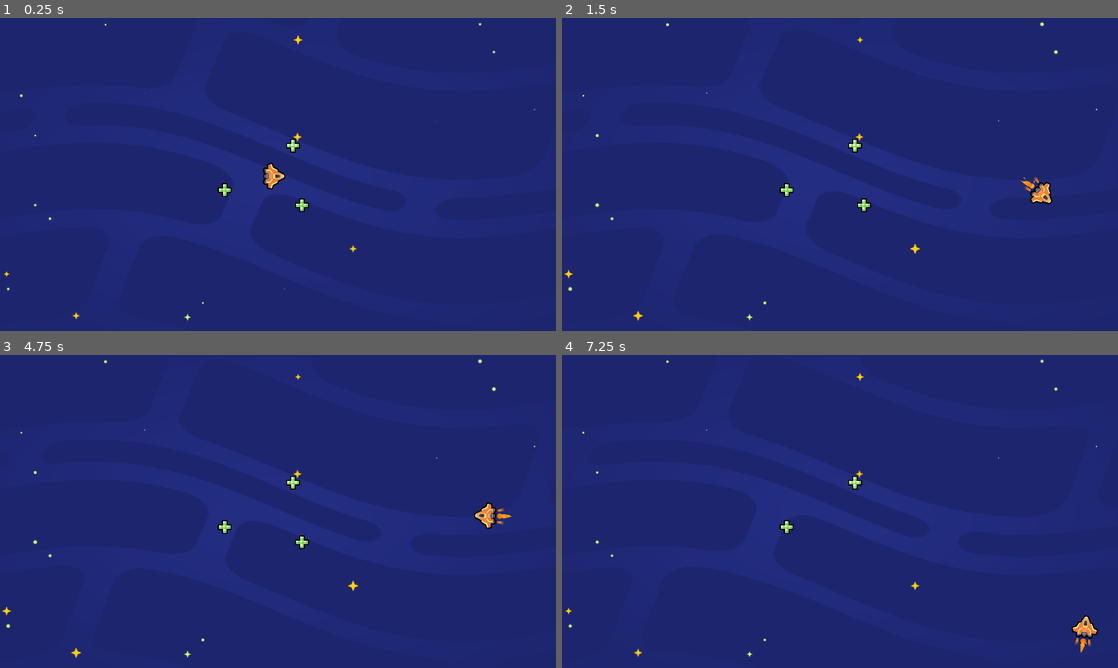
Above: before the commit, frames 1-4 (two rows, left to right).
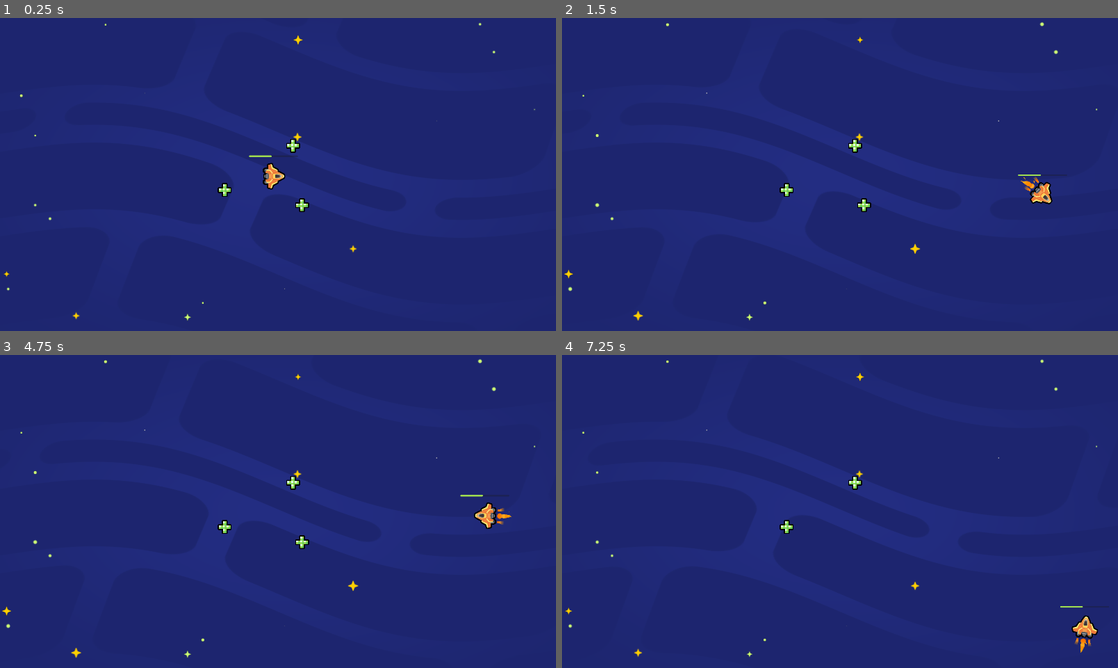
Above: after the commit, the same moments.

Repository: BombyDee/2d-GameDev-Course
Game: Godot game, scene res://lessons/space_level.tscn
The game is run twice, just before and just after one commit, with the same random seed, the same clock (stepped at 60 frames per second) and the same inputs.
Inputs:
- Up to frame 1 (0.25 s): no input
- Up to frame 2 (1.5 s): hold D (move_right) 0.53-1.28 s; hold S (move_down) from 1.28 s (still down)
- Up to frame 3 (4.75 s): release S (move_down) at 2.03 s; hold D (move_right) 2.03-2.78 s; hold W (move_up) 2.78-3.53 s; tap Enter at 3.5 s; hold A (move_left) from 3.53 s (still down)
- Up to frame 4 (7.25 s): release A (move_left) at 5.03 s; hold S (move_down) 5.03-5.78 s; hold D (move_right) 5.78-6.53 s; tap Space at 6.5 s; hold W (move_up) from 6.53 s (still down)

The runs differ from the first frame. In frame 1, less than 0.1% of the frame differs, in the area x 44-54%, y 43-45%; in frame 2, less than 0.1%; in frame 3, less than 0.1%; in frame 4, less than 0.1%.

Commit message:
L4. Add The Health Bar

Diff:
--- a/05.loot_it_all_workbook/lessons/ship.gd
+++ b/05.loot_it_all_workbook/lessons/ship.gd
@@ -20,4 +20,4 @@
 	position += velocity * delta
 
 	if velocity.length() > 0.0:
-		rotation = velocity.angle()
+		get_node("Sprite2D").rotation = velocity.angle()
--- a/05.loot_it_all_workbook/lessons/ship.tscn
+++ b/05.loot_it_all_workbook/lessons/ship.tscn
@@ -7,6 +7,13 @@
 
 [sub_resource type="CircleShape2D" id="CircleShape2D_k8i6j"]
 radius = 43.7379
+
+[sub_resource type="StyleBoxFlat" id="StyleBoxFlat_7hrbi"]
+bg_color = Color(0.623529, 0.866667, 0.317647, 1)
+corner_radius_top_left = 4
+corner_radius_top_right = 4
+corner_radius_bottom_right = 4
+corner_radius_bottom_left = 4
 
 [node name="Ship" type="Area2D"]
 script = ExtResource("4_p1sls")
@@ -28,3 +35,19 @@
 
 [node name="CollisionShape2D" type="CollisionShape2D" parent="."]
 shape = SubResource("CircleShape2D_k8i6j")
+
+[node name="UI" type="Control" parent="."]
+layout_mode = 3
+anchors_preset = 0
+offset_right = 40.0
+offset_bottom = 40.0
+
+[node name="HealthBar" type="ProgressBar" parent="UI"]
+layout_mode = 0
+offset_left = -86.0
+offset_top = -72.0
+offset_right = 83.0
+offset_bottom = -66.0
+theme_override_styles/fill = SubResource("StyleBoxFlat_7hrbi")
+value = 46.0
+show_percentage = false
Not shown: 1 places in 05.loot_it_all_workbook/lessons/ship.tscn that only renumber resources
